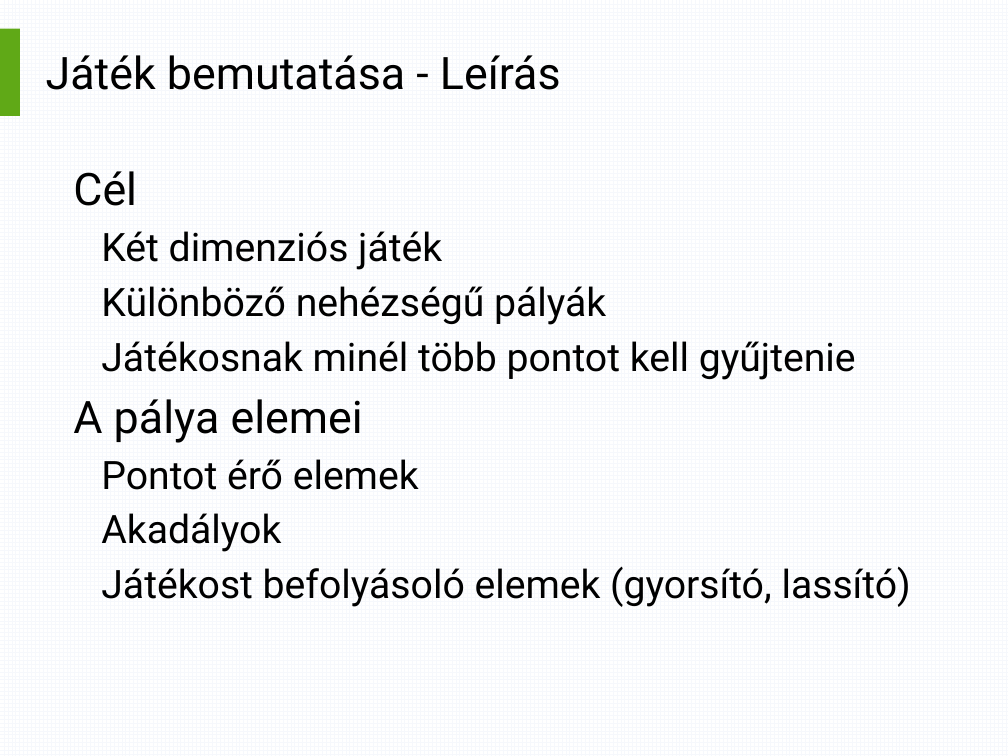
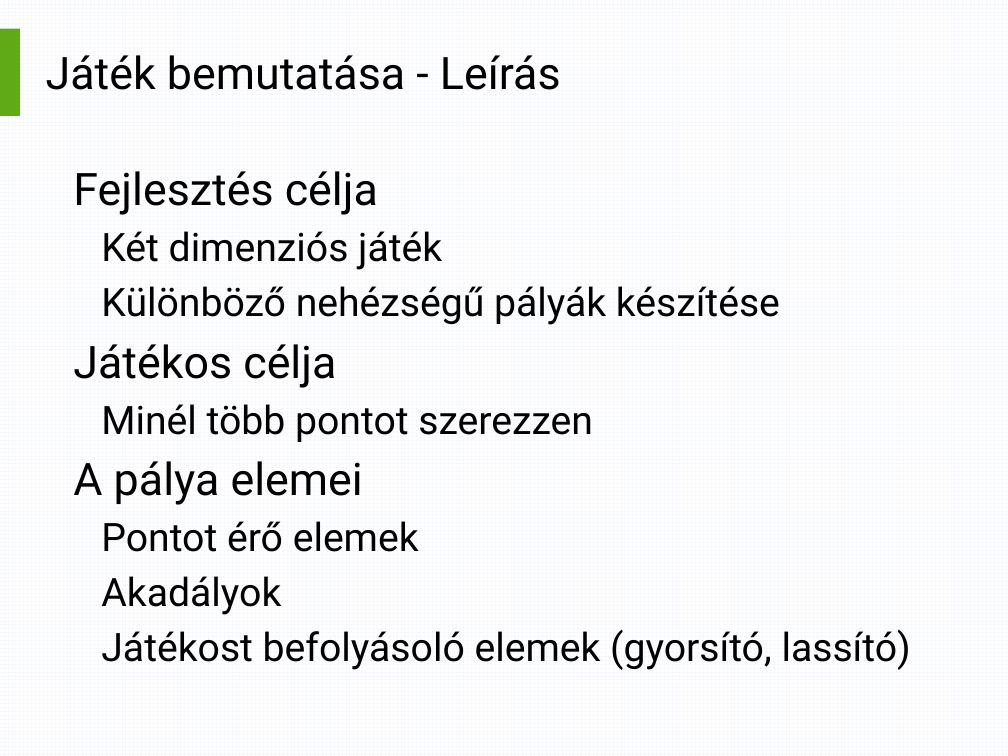
Before and after one commit to trnktms/ScarFly, a slide deck: slide 6 of ScarFly/Docs/Presentation.pptx (slide 5 before the commit). Drawn at 1008x756 pixels with LibreOffice and Linux fonts; fonts in the diff are those of the drawing. Boxes give left, top, right and bottom in pixels: in the first picture for what was removed or moved away, otherwise in the second. Text is boxed around its words. In the diff, an @@ line names an element or a change of style, - is before the commit and + after.

```diff
--- a/ScarFly/Docs/Presentation.pptx
+++ b/ScarFly/Docs/Presentation.pptx
@@ text at <box>73,171,378,215</box>: text changed @@
-Cél
+Fejlesztés célja
@@ text at <box>73,286,780,442</box>: text changed @@
-  Különböző nehézségű pályák
-  Játékosnak minél több pontot kell gyűjtenie
+  Különböző nehézségű pályák készítése
+Játékos célja
+  Minél több pontot szerezzen
```
Also in this commit, not shown: 2 other slides changed, 1 slide removed, 24 other files.
